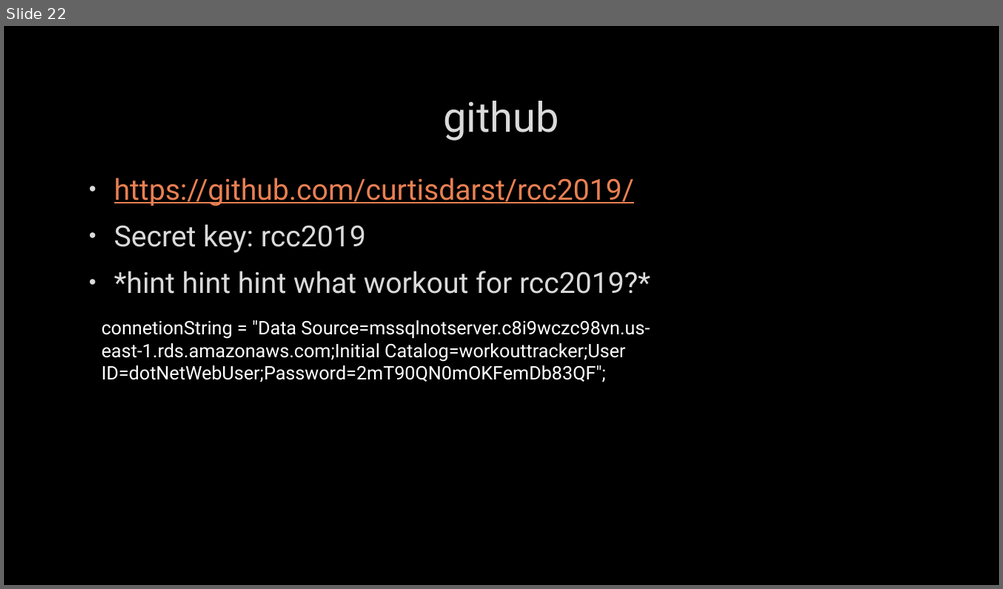
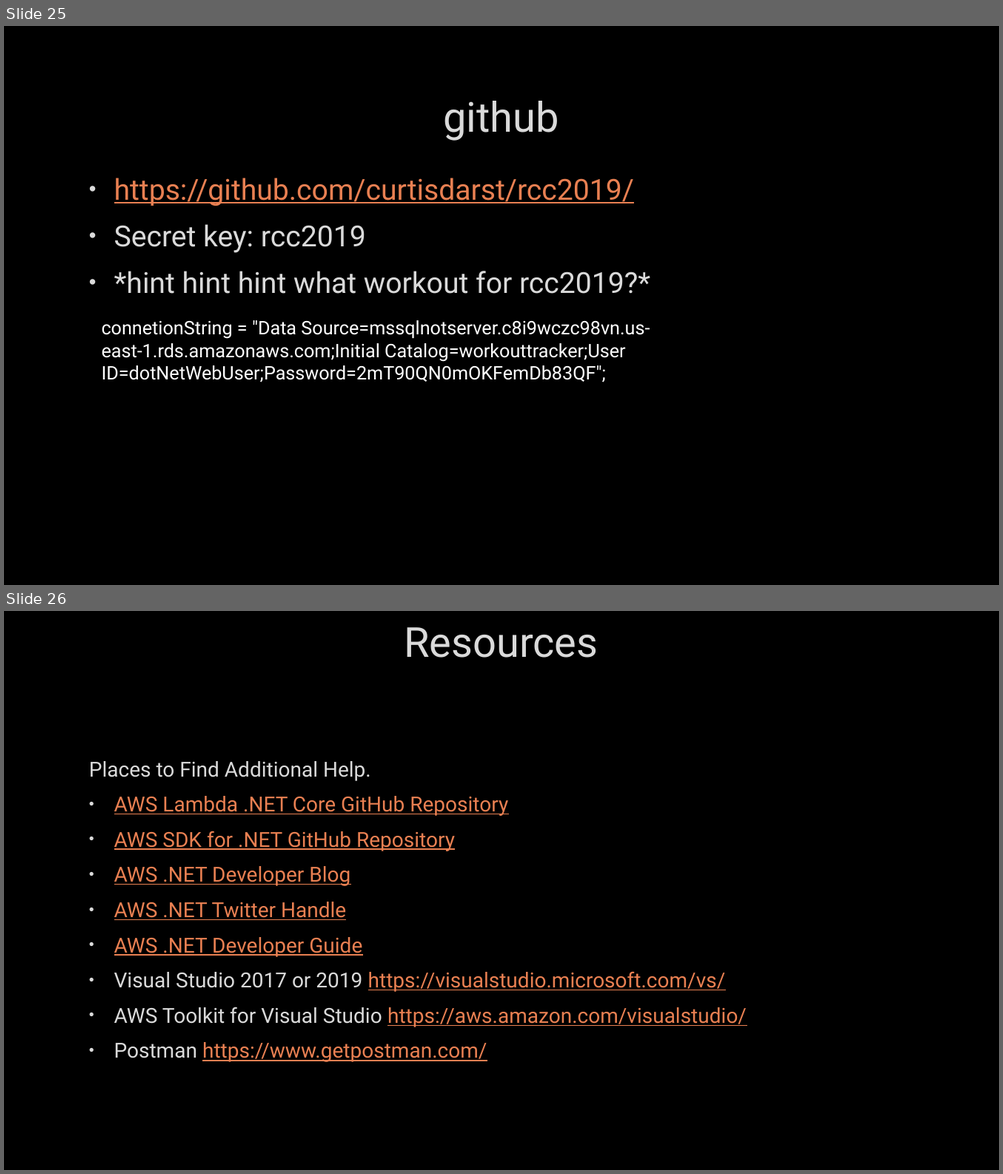
Before and after one commit to curtisdarst/rcc2019, a slide deck: RCC_2019_CDD.pptx. Shown one above the other, each under a label of ours: slide 22 before the commit, slides 25 and 26 after it. The pictures are 1003x589 and 1003x1174 pixels, drawn with LibreOffice and Linux fonts; fonts in the diff are those of the drawing; background and template pictures are left out. Boxes give left, top, right and bottom in pixels: in the first picture for what was removed or moved away, otherwise in the second. Text is boxed around its words. In the diff, an @@ line names an element or a change of style, - is before the commit and + after.

Commit message:
Updated Slides

```diff
--- a/RCC_2019_CDD.pptx
+++ b/RCC_2019_CDD.pptx
@@ slide 26 added at [4, 611, 999, 1170], background picture (left out) @@
@@ title added at [404, 627, 597, 658], 40 pt, text #DADADA @@
+Resources
@@ text added at [89, 761, 746, 1062], 20 pt, text #E98052, underline @@
+Places to Find Additional Help.
+• AWS Lambda .NET Core GitHub Repository
+• AWS SDK for .NET GitHub Repository
+• AWS .NET Developer Blog
+• AWS .NET Twitter Handle
+• AWS .NET Developer Guide
+• Visual Studio 2017 or 2019 https://visualstudio.microsoft.com/vs/
+• AWS Toolkit for Visual Studio https://aws.amazon.com/visualstudio/
+• Postman https://www.getpostman.com/
@@ what was slide 22 is now slide 25 @@
```
Also in this commit, not shown: 3 other slides added.
